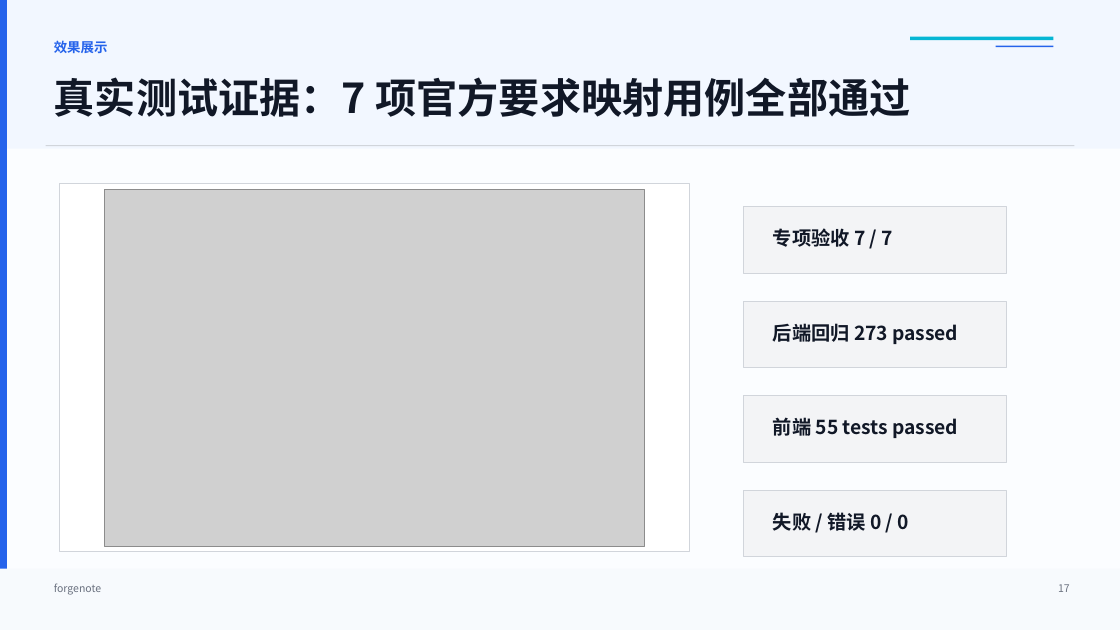
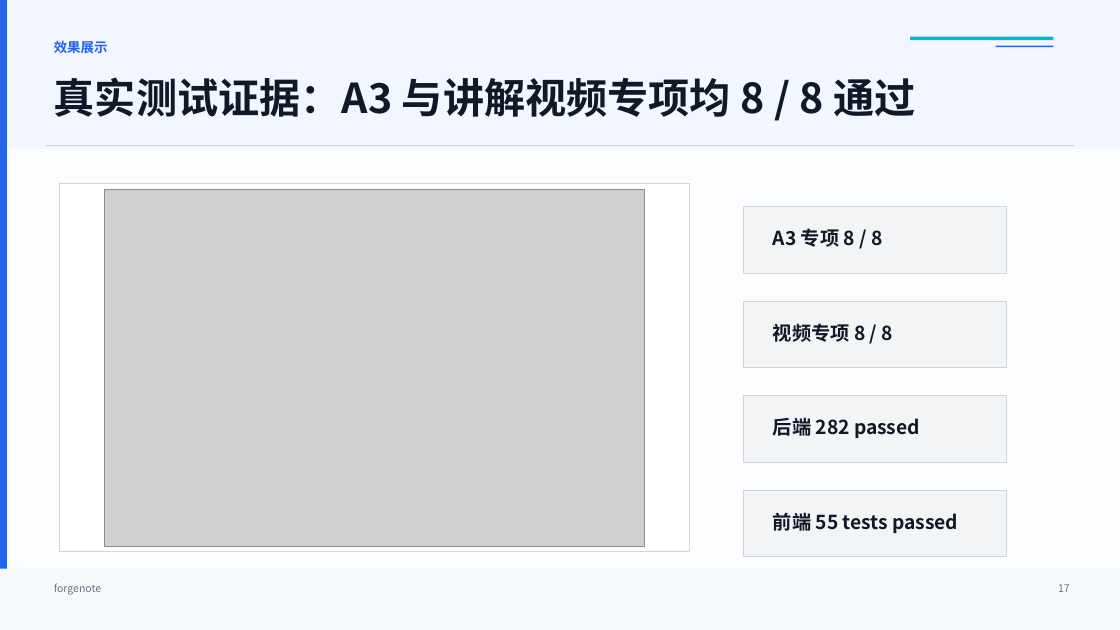
Before and after one commit to kylin0421/ForgeNote, a slide deck: slide 17 of to_be_submitted_docs/答辩.pptx. Drawn at 1120x630 pixels with LibreOffice and Linux fonts; fonts in the diff are those of the drawing; grey boxes stand for pictures. Boxes give left, top, right and bottom in pixels: in the first picture for what was removed or moved away, otherwise in the second. Text is boxed around its words. In the diff, an @@ line names an element or a change of style, - is before the commit and + after.

```diff
--- a/to_be_submitted_docs/答辩.pptx
+++ b/to_be_submitted_docs/答辩.pptx
@@ text at (54,77,915,117): text changed @@
-真实测试证据：7 项官方要求映射用例全部通过
+真实测试证据：A3 与讲解视频专项均 8 / 8 通过
@@ text at (773,228,882,247): text changed @@
-专项验收 7 / 7
+A3 专项 8 / 8
@@ text at (773,323,893,342): text changed @@
-后端回归 273 passed
+视频专项 8 / 8
@@ text at (773,418,920,438): text changed @@
-前端 55 tests passed
+后端 282 passed
@@ text at (773,513,958,533): text changed @@
-失败 / 错误 0 / 0
+前端 55 tests passed
```
Also in this commit, not shown: 3 other slides changed, 28 other files.
